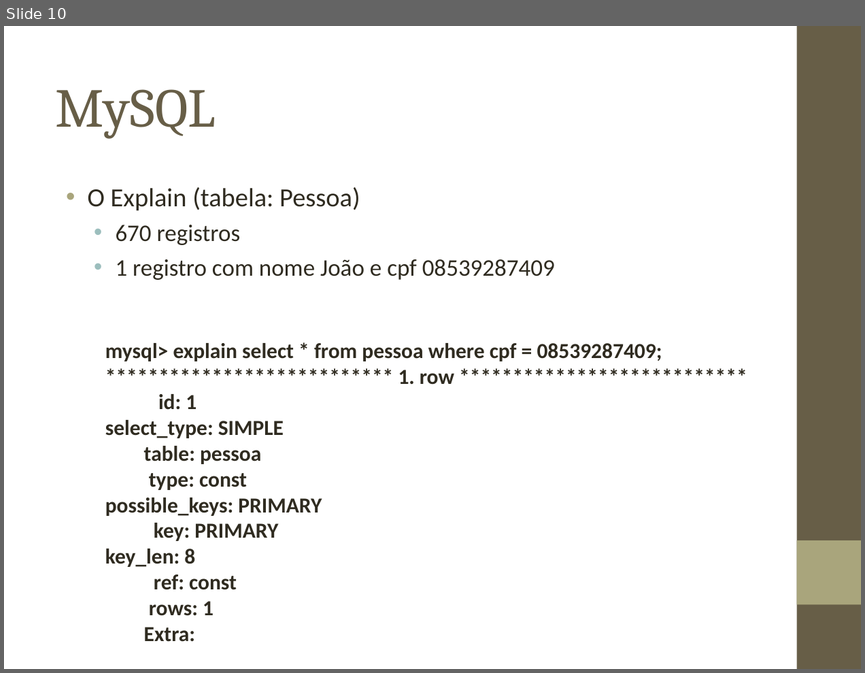
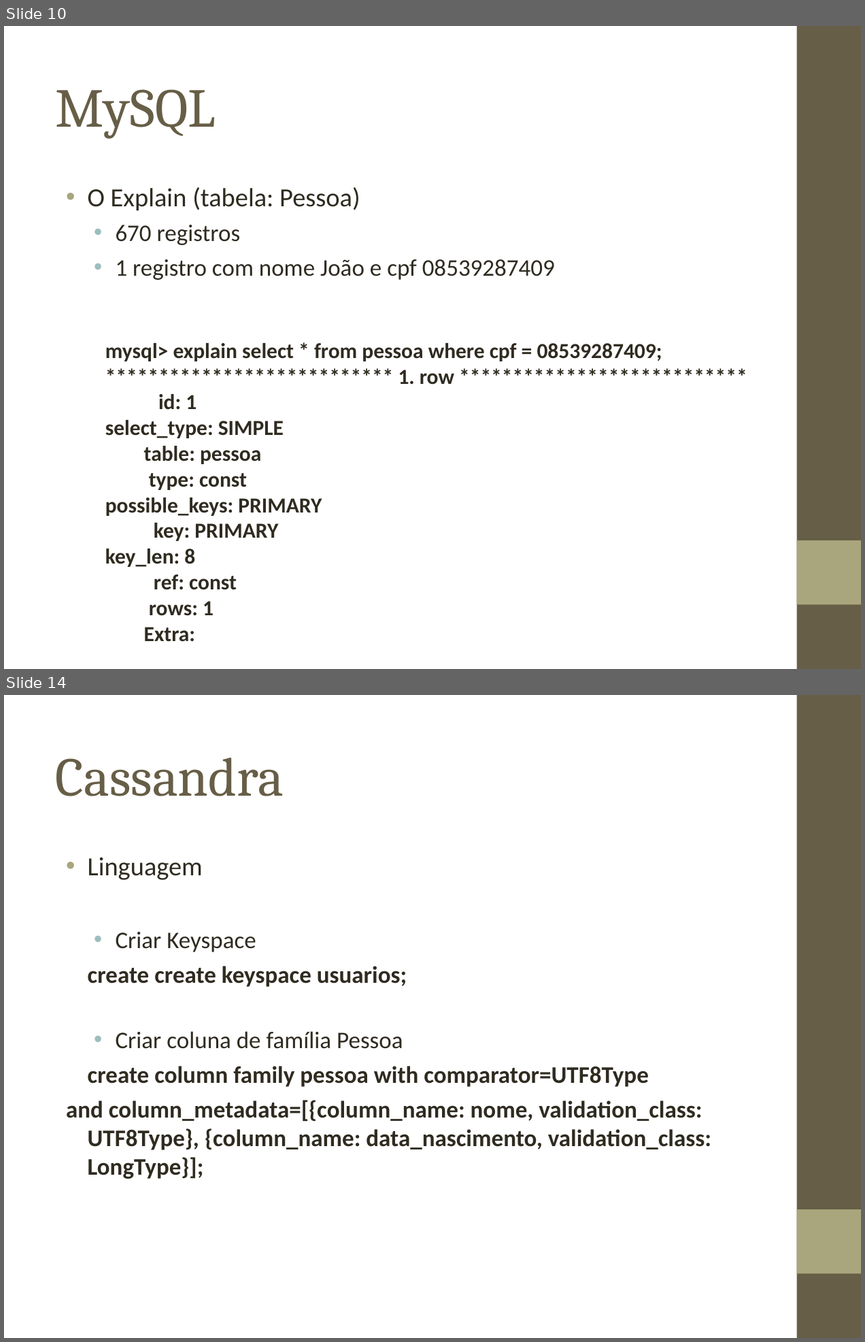
Before and after one commit to biacpaixao/Projeto_Final, a slide deck: apresentacao_projeto_final.ppt. Shown one above the other, each under a label of ours: slide 10 before the commit, slides 10 and 14 after it; the slides between them are not shown. The pictures are 865x673 and 865x1342 pixels, drawn with LibreOffice and Linux fonts; fonts in the diff are those of the drawing; background and template pictures are left out. Boxes give left, top, right and bottom in pixels: in the first picture for what was removed or moved away, otherwise in the second. Text is boxed around its words. In the diff, an @@ line names an element or a change of style, - is before the commit and + after.

```diff
--- a/apresentacao_projeto_final.ppt
+++ b/apresentacao_projeto_final.ppt
@@ slide 14 added at box(4, 695, 861, 1338), background picture (left out); not listed: 2 template elements that a slide beside it also shows @@
@@ title added at box(56, 758, 283, 796), 46 pt, text #675E47 @@
+Cassandra
@@ text added at box(66, 857, 711, 1178), 20 pt, text #2F2B20, bold @@
+• Linguagem
+  • Criar Keyspace
+create create keyspace usuarios;
+  • Criar coluna de família Pessoa
+create column family pessoa with comparator=UTF8Type
+and column_metadata=[{column_name: nome, validation_class: UTF8Type}, {column_name: data_nascimento, validation_class: LongType}];
```
Also in this commit, not shown: 13 slides changed, 3 other slides added, 1 slide removed, 2 other files.
